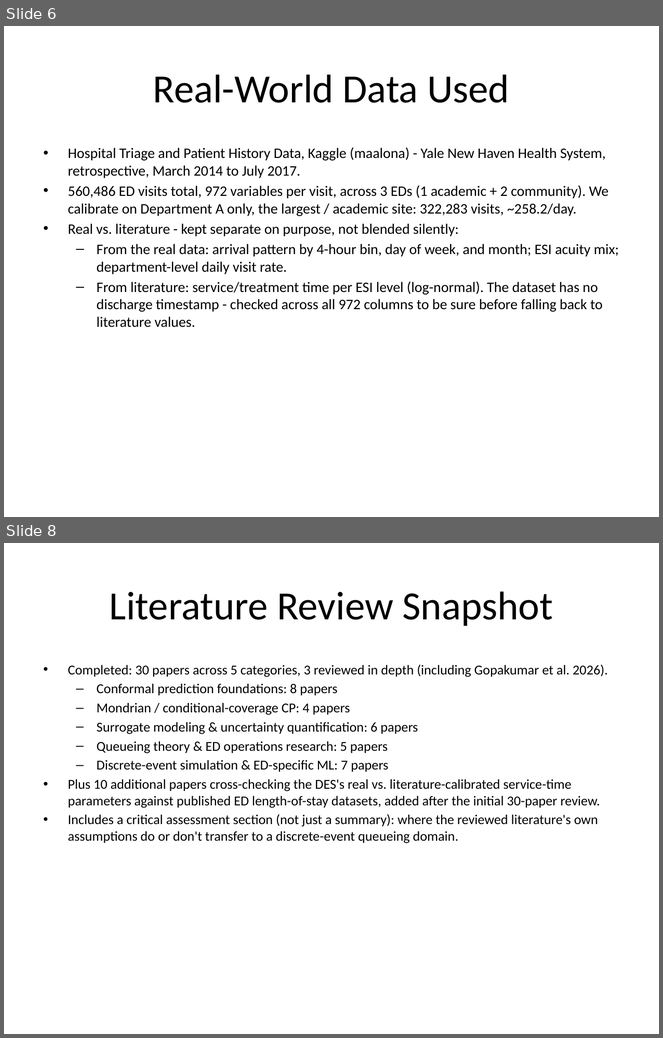
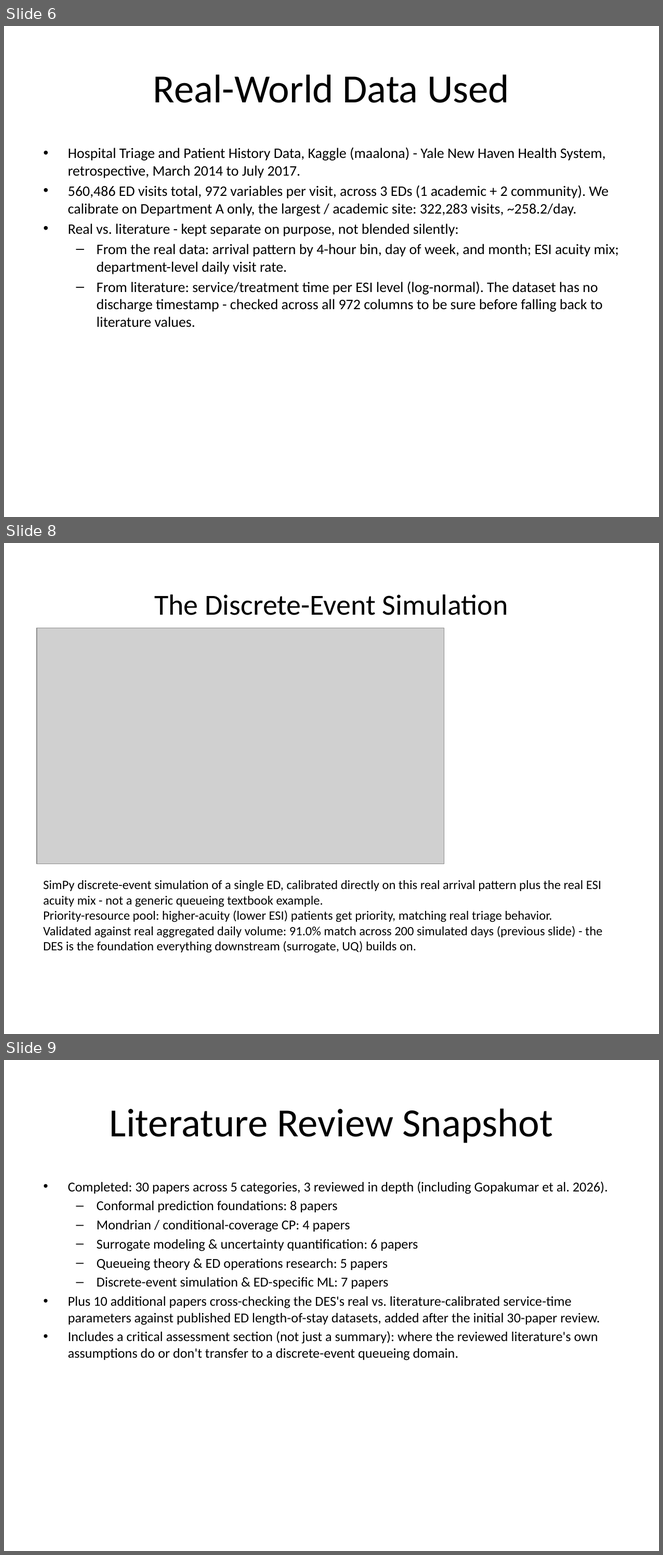
Before and after one commit to DUNE-ODYSSEY/Mondrian-Conformal-Prediction-On-Discrete-Event-Simulation, a slide deck: slides/mid_sem_presentation.pptx. Shown one above the other, each under a label of ours: slides 6 and 8 before the commit, slides 6, 8 and 9 after it; the slides between them are not shown. The pictures are 663x1038 and 663x1555 pixels, drawn with LibreOffice and Linux fonts; fonts in the diff are those of the drawing; grey boxes stand for pictures. Boxes give left, top, right and bottom in pixels: in the first picture for what was removed or moved away, otherwise in the second. Text is boxed around its words. In the diff, an @@ line names an element or a change of style, - is before the commit and + after.

```diff
--- a/slides/mid_sem_presentation.pptx
+++ b/slides/mid_sem_presentation.pptx
@@ slide 8 added at (x1=4, y1=543, x2=659, y2=1034), background #FFFFFF @@
@@ title added at (x1=154, y1=594, x2=508, y2=615), 32 pt, text #000000 @@
+The Discrete-Event Simulation
@@ picture added at (x1=37, y1=628, x2=444, y2=864) @@
@@ text added at (x1=43, y1=880, x2=603, y2=953), 14 pt, text #000000 @@
+SimPy discrete-event simulation of a single ED, calibrated directly on this real arrival pattern plus the real ESI acuity mix - not a generic queueing textbook example.
+Priority-resource pool: higher-acuity (lower ESI) patients get priority, matching real triage behavior.
+Validated against real aggregated daily volume: 91.0% match across 200 simulated days (previous slide) - the DES is the foundation everything downstream (surrogate, UQ) builds on.
@@ what was slide 8 is now slide 9 @@
```
Also in this commit, not shown: 1 slide changed, 1 other slide added, 2 slides removed, 4 other files.
